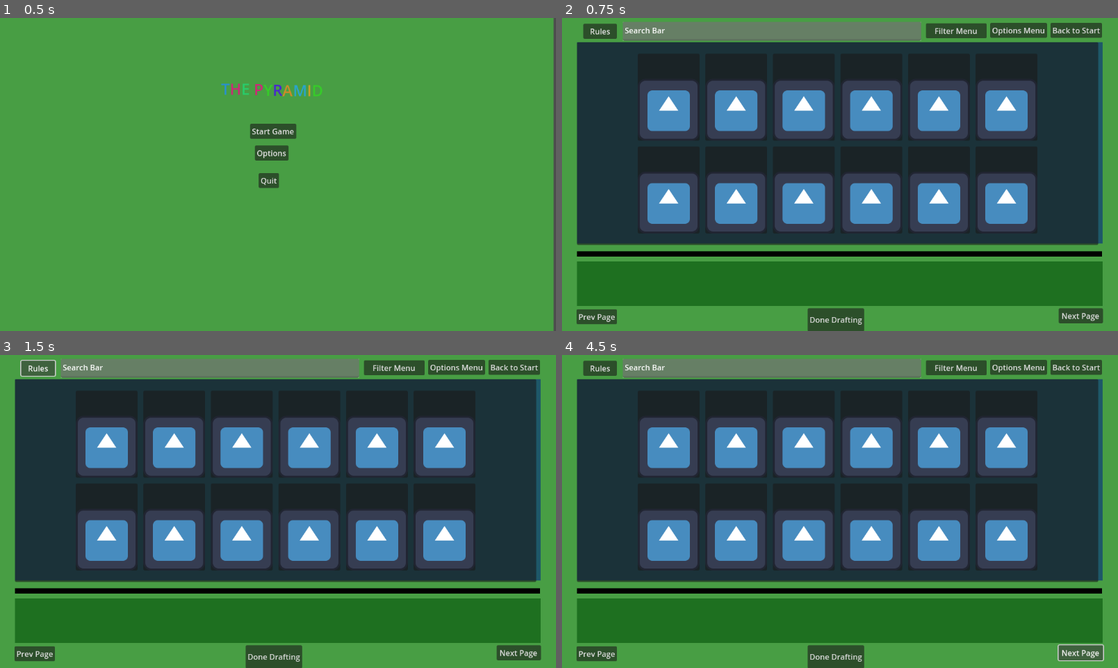
Above: before the commit, frames 1-4 (two rows, left to right).
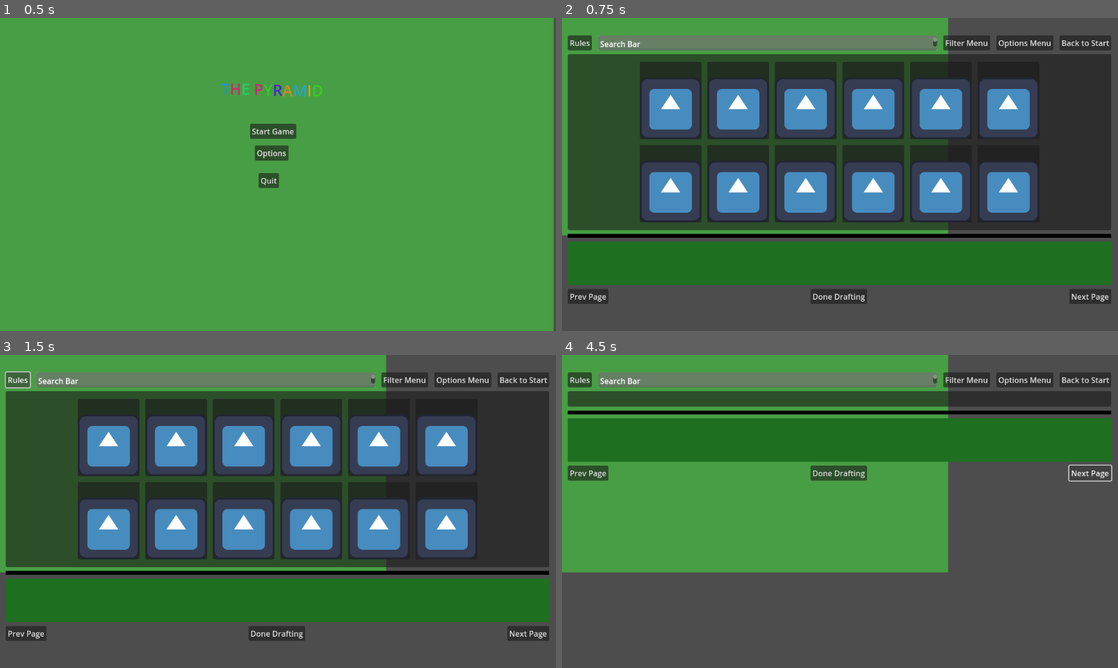
Above: after the commit, the same moments.

Repository: monochromia/PyramidGodot
Game: Godot game, scene res://Main Menu.tscn
The game is run twice, just before and just after one commit, with the same random seed, the same clock (stepped at 60 frames per second) and the same inputs. The engine's default icon, where the game draws it, is replaced by a stand-in: a white triangle on a blue panel in a dark square.
Inputs:
- Up to frame 1 (0.5 s): no input
- Up to frame 2 (0.75 s): click "Start Game" at 0.5 s
- Up to frame 3 (1.5 s): click "Rules" at 1.25 s
- Up to frame 4 (4.5 s): click "Prev Page" at 2 s; click "Done Drafting" at 2.75 s; click "Done Drafting" at 3.5 s; click "Next Page" at 4.25 s

Frame 1 is identical in both runs. In frame 2, 59% of the frame differs, in the area x 0-100%, y 0-100%; in frame 3, 59%; in frame 4, 93%.
Error after the commit: Modulo by zero error in operator '%'. (res://pack_select/pack_select_data.gd:68)

Commit message:
loading speedup and ui updates

Diff:
--- a/Main Menu.gd
+++ b/Main Menu.gd
@@ -29,6 +29,13 @@
 	$BGM.volume_db = music_volume
 	$BGM.play()
 
+	adjust_background_size()
+	get_tree().root.connect("size_changed", adjust_background_size)
+
+
+func adjust_background_size():
+	var window = get_window()
+	$Background.set_custom_minimum_size(Vector2(window.size.x, window.size.y))
 
 # Called every frame. 'delta' is the elapsed time since the previous frame.
 func _process(delta):
--- a/Main Menu.tscn
+++ b/Main Menu.tscn
@@ -6,7 +6,7 @@
 [node name="Main_Menu_Scene_Head" type="Node2D"]
 script = ExtResource("1_cxb4o")
 
-[node name="Background Placeholder" type="ColorRect" parent="."]
+[node name="Background" type="ColorRect" parent="."]
 offset_right = 1147.0
 offset_bottom = 652.0
 color = Color(0.282353, 0.619608, 0.266667, 1)
--- a/Pack Select.gd
+++ b/Pack Select.gd
@@ -8,10 +8,14 @@
 
 const SAVE_PATH = "user://settings.cfg"
 const Slot = preload("res://pack_select/slot.tscn")
+@onready var background = $Background
+@onready var pack_select_data = $"MarginContainer/OuterGrid/Pack Select Data"
 
 # Called when the node enters the scene tree for the first time.
 func _ready():
 	load_settings()
+	get_tree().root.connect("size_changed", adjust_background_size)
+
 
 
 func load_settings():
@@ -34,11 +38,17 @@
 	$BGM.volume_db = music_volume
 	$BGM.play()
 
+	adjust_background_size()
+
 
 # Called every frame. 'delta' is the elapsed time since the previous frame.
 func _process(delta):
 	pass
 
+
+func adjust_background_size():
+	var window = get_window()
+	$Background.set_custom_minimum_size(Vector2(window.size.x, window.size.y))
 
 func _on_options_button_pressed():
 	get_tree().change_scene_to_file("res://Options Menu.tscn")
@@ -46,3 +56,11 @@
 
 func _on_end_run_button_pressed():
 	get_tree().change_scene_to_file("res://Main Menu.tscn")
+
+
+func _on_prev_page_button_pressed():
+	pack_select_data.prev_page()
+
+
+func _on_next_page_button_pressed():
+	pack_select_data.next_page()
--- a/Pack Select.tscn
+++ b/Pack Select.tscn
@@ -7,102 +7,99 @@
 [node name="Pack_Select_Scene_Head" type="Node2D"]
 script = ExtResource("1_x7gni")
 
-[node name="Background Placeholder" type="ColorRect" parent="."]
-offset_right = 1171.0
-offset_bottom = 652.0
+[node name="Background" type="ColorRect" parent="."]
+size_flags_horizontal = 3
+size_flags_vertical = 3
 color = Color(0.282353, 0.619608, 0.266667, 1)
 
-[node name="Pack Area Placeholder" type="ColorRect" parent="Background Placeholder"]
-layout_mode = 0
-offset_left = 31.0
-offset_top = 50.0
-offset_right = 1120.0
-offset_bottom = 467.0
+[node name="BGM" type="AudioStreamPlayer" parent="."]
+stream = ExtResource("2_tm624")
+
+[node name="MarginContainer" type="MarginContainer" parent="."]
+anchors_preset = 8
+anchor_left = 0.5
+anchor_top = 0.5
+anchor_right = 0.5
+anchor_bottom = 0.5
+offset_top = 24.0
+offset_right = 1150.0
+offset_bottom = 628.0
+grow_horizontal = 2
+grow_vertical = 2
 size_flags_horizontal = 4
 size_flags_vertical = 4
-color = Color(0.117647, 0.345098, 0.411765, 1)
+theme_override_constants/margin_left = 12
+theme_override_constants/margin_top = 12
+theme_override_constants/margin_right = 12
+theme_override_constants/margin_bottom = 12
 
-[node name="Pack Select Data" parent="Background Placeholder/Pack Area Placeholder" instance=ExtResource("3_bwkng")]
-layout_mode = 1
-offset_top = -208.5
-offset_right = -9.0
-offset_bottom = 211.5
+[node name="OuterGrid" type="GridContainer" parent="MarginContainer"]
+layout_mode = 2
+size_flags_horizontal = 3
+size_flags_vertical = 3
+theme_override_constants/v_separation = 8
 
-[node name="Done Button" type="Button" parent="."]
-offset_left = 509.0
-offset_top = 601.0
-offset_right = 626.0
-offset_bottom = 649.0
-text = "Done Drafting"
+[node name="TopButtonsGrid" type="GridContainer" parent="MarginContainer/OuterGrid"]
+layout_mode = 2
+theme_override_constants/h_separation = 13
+columns = 5
 
-[node name="Next Page Button" type="Button" parent="."]
-offset_left = 1029.0
-offset_top = 601.0
-offset_right = 1121.0
-offset_bottom = 632.0
-text = "Next Page"
-
-[node name="Rules Button" type="Button" parent="."]
-offset_left = 44.0
-offset_top = 12.0
-offset_right = 114.0
-offset_bottom = 43.0
+[node name="Rules Button" type="Button" parent="MarginContainer/OuterGrid/TopButtonsGrid"]
+layout_mode = 2
 text = "Rules"
 
-[node name="End Run Button" type="Button" parent="."]
-offset_left = 1012.0
-offset_top = 10.0
-offset_right = 1119.0
-offset_bottom = 41.0
-text = "Back to Start"
-
-[node name="Options Button" type="Button" parent="."]
-offset_left = 887.0
-offset_top = 10.0
-offset_right = 1005.0
-offset_bottom = 41.0
-text = "Options Menu"
-
-[node name="Prev Page Button" type="Button" parent="."]
-offset_left = 30.0
-offset_top = 603.0
-offset_right = 114.0
-offset_bottom = 634.0
-text = "Prev Page"
-
-[node name="Selected Packs Placeholder" type="ColorRect" parent="."]
-offset_left = 31.0
-offset_top = 504.0
-offset_right = 1120.0
-offset_bottom = 596.0
-color = Color(0.117647, 0.439216, 0.12549, 1)
-
-[node name="Search Bar" type="TextEdit" parent="."]
-offset_left = 126.0
-offset_top = 8.0
-offset_right = 744.0
-offset_bottom = 47.0
+[node name="Search Bar" type="TextEdit" parent="MarginContainer/OuterGrid/TopButtonsGrid"]
+layout_mode = 2
+size_flags_horizontal = 3
 theme_override_colors/background_color = Color(1, 1, 1, 0.27451)
 theme_override_colors/font_color = Color(1, 1, 1, 1)
 text = "Search Bar"
 placeholder_text = "Search Bar"
 
-[node name="Filter Menu Button" type="Button" parent="."]
-offset_left = 754.0
-offset_top = 11.0
-offset_right = 880.0
-offset_bottom = 42.0
+[node name="Filter Menu Button" type="Button" parent="MarginContainer/OuterGrid/TopButtonsGrid"]
+layout_mode = 2
 text = "Filter Menu"
 
-[node name="Decoration" type="ColorRect" parent="."]
-offset_left = 31.0
-offset_top = 483.0
-offset_right = 1119.0
-offset_bottom = 494.0
+[node name="Options Button" type="Button" parent="MarginContainer/OuterGrid/TopButtonsGrid"]
+layout_mode = 2
+text = "Options Menu"
+
+[node name="End Run Button" type="Button" parent="MarginContainer/OuterGrid/TopButtonsGrid"]
+layout_mode = 2
+text = "Back to Start"
+
+[node name="Pack Select Data" parent="MarginContainer/OuterGrid" instance=ExtResource("3_bwkng")]
+layout_mode = 2
+
+[node name="Decoration" type="ColorRect" parent="MarginContainer/OuterGrid"]
+custom_minimum_size = Vector2(0, 8)
+layout_mode = 2
 color = Color(0, 0, 0, 1)
 
-[node name="BGM" type="AudioStreamPlayer" parent="."]
-stream = ExtResource("2_tm624")
+[node name="Selected Packs Placeholder" type="ColorRect" parent="MarginContainer/OuterGrid"]
+custom_minimum_size = Vector2(0, 90)
+layout_mode = 2
+color = Color(0.117647, 0.439216, 0.12549, 1)
 
-[connection signal="pressed" from="End Run Button" to="." method="_on_end_run_button_pressed"]
-[connection signal="pressed" from="Options Button" to="." method="_on_options_button_pressed"]
+[node name="BottomButtonsGrid" type="GridContainer" parent="MarginContainer/OuterGrid"]
+layout_mode = 2
+size_flags_horizontal = 3
+theme_override_constants/h_separation = 419
+columns = 3
+
+[node name="Prev Page Button" type="Button" parent="MarginContainer/OuterGrid/BottomButtonsGrid"]
+layout_mode = 2
+text = "Prev Page"
+
+[node name="Done Button" type="Button" parent="MarginContainer/OuterGrid/BottomButtonsGrid"]
+layout_mode = 2
+text = "Done Drafting"
+
+[node name="Next Page Button" type="Button" parent="MarginContainer/OuterGrid/BottomButtonsGrid"]
+layout_mode = 2
+text = "Next Page"
+
+[connection signal="pressed" from="MarginContainer/OuterGrid/TopButtonsGrid/Options Button" to="." method="_on_options_button_pressed"]
+[connection signal="pressed" from="MarginContainer/OuterGrid/TopButtonsGrid/End Run Button" to="." method="_on_end_run_button_pressed"]
+[connection signal="pressed" from="MarginContainer/OuterGrid/BottomButtonsGrid/Prev Page Button" to="." method="_on_prev_page_button_pressed"]
+[connection signal="pressed" from="MarginContainer/OuterGrid/BottomButtonsGrid/Next Page Button" to="." method="_on_next_page_button_pressed"]
--- a/pack/pack_data.gd
+++ b/pack/pack_data.gd
@@ -3,4 +3,4 @@
 class_name PackData
 
 @export var name: String = ""
-@export var texture: Texture
+@export var texture_path: String
--- a/pack_select/pack_select_data.gd
+++ b/pack_select/pack_select_data.gd
@@ -6,6 +6,8 @@
 
 var mod_folder_path : String = ""
 var all_packs: Array[PackData]
+var starting_index: int = 0
+var page_size: int = 12
 
 const SAVE_PATH = "user://settings.cfg"
 const Slot = preload("res://pack_select/slot.tscn")
@@ -23,23 +25,6 @@
 		pass
 
 
-func load_image_into_texture(image_path):
-	var im = Image.new()
-	im = Image.load_from_file(image_path)  # Create a new Image instance
-
-	#TODO: Set pack size dynamically based on number of rows/columns decided by screen size or user settings? idk.
-	# This solution works but messes up resolution something fierce
-	im.resize(150,225)
-
-	if im != Image.new():  # Check if the image loaded successfully
-		var texture = ImageTexture.new()  # Create a new ImageTexture instance
-
-		texture = ImageTexture.create_from_image(im)  # Assign the image to the texture
-		return texture  # Return the texture
-	else:
-		print("Failed to load image: ", image_path)
-		return null
-
 func load_cards():
 	var card_backs_dir = DirAccess.open(mod_folder_path + "/Card Backs App")
 
@@ -56,25 +41,47 @@
 			if file_name.ends_with(".png") or file_name.ends_with(".jpg") or file_name.ends_with(".jpeg"):
 				var new_pack = PackData.new()
 				new_pack.name = file_name.split('.')[0]
-				new_pack.texture = load_image_into_texture(mod_folder_path + "/Card Backs App/" + file_name)
+				new_pack.texture_path = mod_folder_path + "/Card Backs App/" + file_name
 
-				if new_pack.texture:
-					all_packs.push_back(
-						new_pack
-					)
+				all_packs.push_back(
+					new_pack
+				)
 
 			file_name = card_backs_dir.get_next()  # Get the next file name
 
 		card_backs_dir.list_dir_end()  # Finish reading the directory
 
-		populate_pack_select(all_packs.slice(0, 12))
+		all_packs.sort_custom(sort_packs)
+
+		populate_pack_select()
 	else:
 		print("Could not open directory")
 
 
+func sort_packs(a: PackData, b: PackData):
+	if a.name < b.name:
+		return true
+	return false
 
 
-func populate_pack_select(pack_data: Array[PackData]):
+func next_page():
+	starting_index = starting_index + page_size % all_packs.size()
+
+	populate_pack_select()
+
+
+func prev_page():
+	starting_index -= page_size
+
+	if starting_index < 0:
+		starting_index = all_packs.size() - page_size
+
+	populate_pack_select()
+
+
+func populate_pack_select():
+	var pack_data = all_packs.slice(starting_index, starting_index + page_size)
+
 	for child in grid_container.get_children():
 		child.queue_free()
 
--- a/pack_select/pack_select_data.tscn
+++ b/pack_select/pack_select_data.tscn
@@ -30,6 +30,7 @@
 columns = 6
 
 [node name="Slot" parent="MarginContainer/GridContainer" instance=ExtResource("2_s1ifu")]
+custom_minimum_size = Vector2(90, 150)
 layout_mode = 2
 
 [node name="Slot2" parent="MarginContainer/GridContainer" instance=ExtResource("2_s1ifu")]
@@ -48,6 +49,7 @@
 layout_mode = 2
 
 [node name="Slot7" parent="MarginContainer/GridContainer" instance=ExtResource("2_s1ifu")]
+custom_minimum_size = Vector2(100, 150)
 layout_mode = 2
 
 [node name="Slot8" parent="MarginContainer/GridContainer" instance=ExtResource("2_s1ifu")]
--- a/pack_select/slot.gd
+++ b/pack_select/slot.gd
@@ -2,11 +2,28 @@
 
 @onready var pack_image: TextureRect = $"Pack Image"
 
+func load_image_into_texture(image_path):
+	var im = Image.new()
+	im = Image.load_from_file(image_path)  # Create a new Image instance
+
+	#TODO: Set pack size dynamically based on number of rows/columns decided by screen size or user settings? idk.
+	# This solution works but messes up resolution something fierce
+	im.resize(150,225)
+
+	if im != Image.new():  # Check if the image loaded successfully
+		var texture = ImageTexture.new()  # Create a new ImageTexture instance
+
+		texture = ImageTexture.create_from_image(im)  # Assign the image to the texture
+		texture.set_size_override(Vector2i(130, 195))
+		return texture  # Return the texture
+	else:
+		print("Failed to load image: ", image_path)
+		return null
+
 func set_slot_data(slot_data: SlotData) -> void:
 	var pack_data = slot_data.pack_data
-	pack_image.texture = pack_data.texture
-	tooltip_text = "%s" % [pack_data.name]
-	print("slot data set for " + pack_data.name)
+	pack_image.texture = load_image_into_texture(pack_data.texture_path)
+	tooltip_text = "%s\n(Left-Click to Add Copy to Run)\n(Right-Click to Remove Copy from Run)" % [pack_data.name]
 
 # Called when the node enters the scene tree for the first time.
 func _ready():
--- a/pack_select/slot.tscn
+++ b/pack_select/slot.tscn
@@ -4,7 +4,7 @@
 [ext_resource type="Texture2D" uid="uid://2ylnwwooymkp" path="res://icon.svg" id="1_x2tn2"]
 
 [node name="Slot" type="PanelContainer"]
-custom_minimum_size = Vector2(100, 180)
+custom_minimum_size = Vector2(90, 160)
 offset_right = 128.0
 offset_bottom = 200.0
 script = ExtResource("1_kquhm")
--- a/project.godot
+++ b/project.godot
@@ -12,7 +12,7 @@
 
 config/name="PyramidGodot"
 run/main_scene="res://Main Menu.tscn"
-config/features=PackedStringArray("4.0", "GL Compatibility")
+config/features=PackedStringArray("4.1", "GL Compatibility")
 config/icon="res://icon.svg"
 
 [display]
Not shown: 1 places in Options Menu.tscn that only renumber resources
